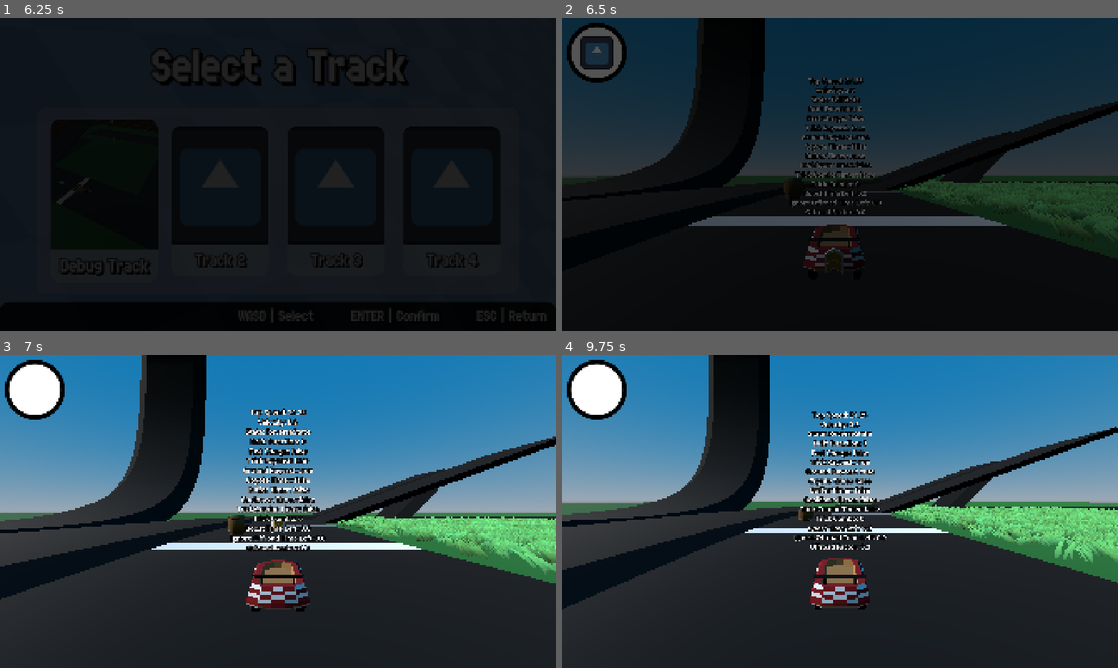
Above: before the commit, frames 1-4 (two rows, left to right).
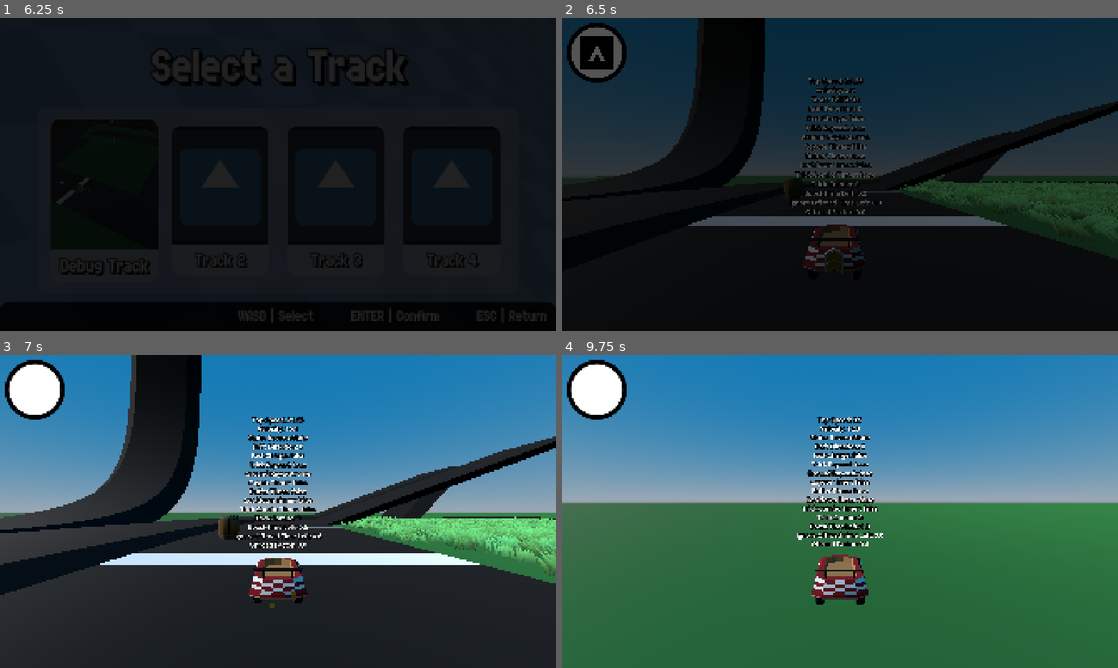
Above: after the commit, the same moments.

Repository: CISC-486-Game-Development-Project/cisc-486-game-development-project
Game: Godot game, scene res://Scenes/Menus/TitleScreen/title_screen.tscn
Two runs of this game, one before a commit and one after it. Both use one fixed random seed, a clock stepped at 60 frames per second and the inputs below. The engine's default icon, where the game draws it, is replaced by a stand-in: a white triangle on a blue panel in a dark square. Sound files missing from this copy of the repository are replaced by a short silence.
Inputs (mouse positions are in pixels of both pictures, inside the frame that each line leads up to):
- Up to frame 1 (6.25 s): tap Enter (ui_accept) at 0.5, 0.77, 4.52 s; move the mouse to (400, 158) at 0.52 s; hold D (Right) 0.53-1.25 s; tap E (Item) at 0.6, 3.05, 4.55 s; click (400, 158) at 0.67 s; drag from (166, 190) to (250, 237) at 1.27 s; click "Singleplayer" at 2 s; move the mouse to (333, 105) at 2.77 s; hold D (Right) 2.78-3.5 s; tap Left (CameraLeft) at 2.85 s; drag from (250, 237) to (111, 127) at 3.52 s; move the mouse to (444, 221) at 4.27 s; hold A (Left) 4.28-5 s; tap Up (CameraUp) at 4.35 s; drag from (111, 127) to (194, 96) at 5.02 s; click (105, 199) at 5.75 s
- Up to frame 2 (6.5 s): no input
- Up to frame 3 (7 s): move the mouse to (305, 511) at 6.52 s; hold S (Backward) from 6.53 s (still down); tap E (Item) at 6.6 s; click (305, 511) at 6.67 s
- Up to frame 4 (9.75 s): release S (Backward) at 7.25 s; drag from (756, 433) to (728, 527) at 7.27 s; move the mouse to (962, 495) at 8.02 s; hold W (Forward) 8.03-8.75 s; hold Shift 8.03-8.75 s; tap Enter (ui_accept) at 8.27 s; tap E (Item) at 8.3 s; drag from (728, 527) to (812, 574) at 8.77 s; move the mouse to (895, 442) at 9.52 s; hold S (Backward) from 9.53 s (still down); tap Down (CameraDown) at 9.6 s

Frame 1 is identical in both runs. In frame 2, 0.5% of the frame differs, in the area x 3-10%, y 5-17%; in frame 3, 14%; in frame 4, 59%, in the area x 0-100%, y 0-100%.

Commit message:
Fixed Item Use Code
Okay the fix was actually really simple so I just did this myself because it lets me actually implement item behaviour properly, this will be the last time I edit the item code for real.

ItemHandler now calls use() on the item, which either spawns in the throwable (implemented) / equippable (not implemented) or uses the consumable (implemented) to gain it's effect. The current two items working are boosts and the shell-like item.

Diff:
--- a/Components/ItemHandler/item_handler.gd
+++ b/Components/ItemHandler/item_handler.gd
@@ -6,7 +6,6 @@
 
 # Export Vars
 @export var kart: Kart3D ## The kart this item handler is associated with.
-@export var spawn_distance: float = 5.0
 @export var debug_item: Item ## DEBUG: REMOVE LATER
 
 # Internal Vars
@@ -40,16 +39,8 @@
 	if not held_item:
 		return
 
-	# Add item entity to world
-	var new_item := held_item.entity.instantiate()
-	get_tree().current_scene.add_child(new_item)
-
-	# Place in front of kart and set facing direction
-	if held_item.type == Item.ItemType.THROWABLE:
-		new_item.rotation.y = kart.rotation.y
-		new_item.global_position = kart.global_position + -kart.global_basis.z * spawn_distance + kart.global_basis.y
-
-	# Remove held item
+	# Use held item then remove
+	held_item.use(kart)
 	held_item = null
 
 ## Called when the [member held_item] changes to update the [member trailed_item].
--- a/Entities/Items/shell.tscn
+++ b/Entities/Items/shell.tscn
@@ -1,7 +1,7 @@
 [gd_scene format=3 uid="uid://c5wm052o3f1dg"]
 
 [ext_resource type="Script" uid="uid://dmptb23tryr46" path="res://Entities/Items/shell.gd" id="1_cqlpn"]
-[ext_resource type="PackedScene" uid="uid://dny4f0rj2rv2i" path="res://Scenes/ItemModels/boost.tscn" id="2_rvysw"]
+[ext_resource type="PackedScene" uid="uid://dny4f0rj2rv2i" path="res://Scenes/ItemModels/boost_model.tscn" id="2_rvysw"]
 [ext_resource type="Script" uid="uid://daex734a4hoq0" path="res://Components/AlignmentHandler/alignment_handler.gd" id="3_rvysw"]
 [ext_resource type="Script" uid="uid://t1pg06mo513h" path="res://Components/StateMachine/state_machine.gd" id="4_q84gw"]
 [ext_resource type="Script" uid="uid://b3yj5o2tso00m" path="res://Components/StateMachine/States/idle_state.gd" id="5_0upje"]
@@ -15,9 +15,9 @@
 [node name="Shell" type="CharacterBody3D" unique_id=186559493 node_paths=PackedStringArray("model")]
 floor_max_angle = 1.2217305
 script = ExtResource("1_cqlpn")
-model = NodePath("Boost")
+model = NodePath("BoostModel")
 
-[node name="Boost" parent="." unique_id=1086577294 instance=ExtResource("2_rvysw")]
+[node name="BoostModel" parent="." unique_id=1086577294 instance=ExtResource("2_rvysw")]
 
 [node name="CollisionShape3D" type="CollisionShape3D" parent="." unique_id=1809339745]
 shape = SubResource("CylinderShape3D_f4hxo")
@@ -29,7 +29,7 @@
 [node name="AlignmentHandler" type="Node" parent="." unique_id=670871965 node_paths=PackedStringArray("body", "model", "ground_ray_cast_3d")]
 script = ExtResource("3_rvysw")
 body = NodePath("..")
-model = NodePath("../Boost")
+model = NodePath("../BoostModel")
 ground_ray_cast_3d = NodePath("../GroundRayCast3D")
 metadata/_custom_type_script = "uid://daex734a4hoq0"
 
--- a/Entities/Kart3D/kart_3d.tscn
+++ b/Entities/Kart3D/kart_3d.tscn
@@ -4,7 +4,6 @@
 [ext_resource type="PackedScene" uid="uid://d06ii74wx6vgl" path="res://Scenes/KartModels/basic_kart.tscn" id="2_7apc5"]
 [ext_resource type="Resource" uid="uid://d2lgutyflh3o3" path="res://Resources/KartStats/default_kart.tres" id="2_q7q2k"]
 [ext_resource type="AudioStream" uid="uid://dwxcjulimx2bp" path="res://Assets/Audio/SFX/Trick/TrickSFX - Track 1.wav" id="3_7apc5"]
-[ext_resource type="Resource" uid="uid://c3un73a4jn8jp" path="res://Resources/Items/shell.tres" id="3_0767e"]
 [ext_resource type="Script" uid="uid://t1pg06mo513h" path="res://Components/StateMachine/state_machine.gd" id="4_mehc1"]
 [ext_resource type="AudioStream" uid="uid://bsf1fcpxg2myp" path="res://Assets/Audio/SFX/Trick/TrickSFX - Track 2.wav" id="4_q7q2k"]
 [ext_resource type="AudioStream" uid="uid://p3qsv3x7sco2" path="res://Assets/Audio/SFX/Trick/TrickSFX - Track 3.wav" id="5_3khwq"]
@@ -18,6 +17,7 @@
 [ext_resource type="Script" uid="uid://t3ju34iymdl0" path="res://Components/StateMachine/States/fall_state.gd" id="9_dqsqe"]
 [ext_resource type="Script" uid="uid://b81fhm3o6wy5v" path="res://Components/ItemHandler/item_handler.gd" id="10_3khwq"]
 [ext_resource type="Script" uid="uid://bbrw2uverowic" path="res://Components/StateMachine/States/hop_state.gd" id="10_4muo4"]
+[ext_resource type="Resource" uid="uid://cpe1ww3c6snam" path="res://Resources/Items/boost.tres" id="11_mehc1"]
 [ext_resource type="Script" uid="uid://b2lqg5xhq7se0" path="res://Components/StateMachine/States/drift_state.gd" id="11_y2xwn"]
 [ext_resource type="Script" uid="uid://bmua4qbuf0vev" path="res://Components/StateMachine/States/trick_state.gd" id="12_kwn18"]
 [ext_resource type="Script" uid="uid://daex734a4hoq0" path="res://Components/AlignmentHandler/alignment_handler.gd" id="13_mehc1"]
@@ -334,7 +334,7 @@
 [node name="ItemHandler" type="Node" parent="." unique_id=1682402239 node_paths=PackedStringArray("kart")]
 script = ExtResource("10_3khwq")
 kart = NodePath("..")
-debug_item = ExtResource("3_0767e")
+debug_item = ExtResource("11_mehc1")
 metadata/_custom_type_script = "uid://b81fhm3o6wy5v"
 
 [node name="GrassDisplacer" type="Node" parent="." unique_id=848599554]
--- a/Resources/Items/boost.tres
+++ b/Resources/Items/boost.tres
@@ -1,12 +1,15 @@
-[gd_resource type="Resource" script_class="Item" format=3 uid="uid://cpe1ww3c6snam"]
+[gd_resource type="Resource" script_class="ConsumableItem" format=3 uid="uid://cpe1ww3c6snam"]
 
-[ext_resource type="PackedScene" uid="uid://dny4f0rj2rv2i" path="res://Scenes/ItemModels/boost.tscn" id="1_2y2j6"]
-[ext_resource type="Script" uid="uid://chs4os1f4g6eo" path="res://Resources/Items/item.gd" id="1_ahpc6"]
+[ext_resource type="PackedScene" uid="uid://dny4f0rj2rv2i" path="res://Scenes/ItemModels/boost_model.tscn" id="1_2y2j6"]
+[ext_resource type="Script" uid="uid://ditmxq4hx0qma" path="res://Resources/Items/consumable_item.gd" id="1_ahpc6"]
 [ext_resource type="Texture2D" uid="uid://cvghihc6ydnvl" path="res://Assets/2D/Sprites/BoostPanel/arrow.png" id="3_nu8ml"]
 
 [resource]
 script = ExtResource("1_ahpc6")
+is_boost = true
+boost_time = 1.0
+ignore_offroad = true
 name = "Boost"
 texture = ExtResource("3_nu8ml")
 model = ExtResource("1_2y2j6")
-metadata/_custom_type_script = "uid://chs4os1f4g6eo"
+metadata/_custom_type_script = "uid://ditmxq4hx0qma"
--- /dev/null
+++ b/Resources/Items/consumable_item.gd
@@ -0,0 +1,10 @@
+class_name ConsumableItem
+extends Item
+
+@export var is_boost: bool
+@export var boost_time: float
+@export var ignore_offroad: bool
+
+func use(kart: Kart3D) -> void:
+	if is_boost:
+		kart.set_boost(Boost.new(boost_time, ignore_offroad))
--- /dev/null
+++ b/Resources/Items/equippable_item.gd
@@ -0,0 +1,5 @@
+class_name EquippableItem
+extends Item
+
+func use(_kart: Kart3D) -> void:
+	pass
--- a/Resources/Items/item.gd
+++ b/Resources/Items/item.gd
@@ -2,12 +2,16 @@
 class_name Item
 extends Resource
 
-enum ItemType { CONSUMABLE, EQUIPPABLE, THROWABLE }
-
 # Export Vars
 @export var name: String ## The name of the item.
-@export var type: ItemType ## The type of the item.
 @export var texture: Texture ## The texture for the item. To be displayed in UI elements.
 @export var model: PackedScene ## The model for the item. Should contain a mesh and hitbox if required.
 @export var entity: PackedScene ## The entity for the item. Should define the behaviour for when this item exists in the world if required.
-@export var weights: Array[float] ## The weights for obtaining the item, with current race placement as the index.
+@export var max_uses: int = 1 ## The number of times this item can be used.
+
+# Internal Vars
+var remaining_uses: int ## The remaining number of times this item can be used
+
+## Uses this item.
+func use(_kart: Kart3D) -> void:
+	return
--- a/Resources/Items/shell.tres
+++ b/Resources/Items/shell.tres
@@ -1,15 +1,15 @@
-[gd_resource type="Resource" script_class="Item" format=3 uid="uid://c3un73a4jn8jp"]
+[gd_resource type="Resource" script_class="ThrowableItem" format=3 uid="uid://c3un73a4jn8jp"]
 
-[ext_resource type="Script" uid="uid://chs4os1f4g6eo" path="res://Resources/Items/item.gd" id="1_6u84x"]
 [ext_resource type="PackedScene" uid="uid://c5wm052o3f1dg" path="res://Entities/Items/shell.tscn" id="1_qwkww"]
-[ext_resource type="PackedScene" uid="uid://dny4f0rj2rv2i" path="res://Scenes/ItemModels/boost.tscn" id="2_nor1d"]
-[ext_resource type="Texture2D" uid="uid://be457kbv51483" path="res://Assets/2D/Sprites/icon.svg" id="4_8efwr"]
+[ext_resource type="PackedScene" uid="uid://dny4f0rj2rv2i" path="res://Scenes/ItemModels/boost_model.tscn" id="2_qwkww"]
+[ext_resource type="Script" uid="uid://3850ohww3gvc" path="res://Resources/Items/throwable_item.gd" id="3_senxa"]
+[ext_resource type="Texture2D" uid="uid://cxywdde32xids" path="res://Assets/2D/Sprites/Menus/checkered.png" id="4_qwkww"]
 
 [resource]
-script = ExtResource("1_6u84x")
+script = ExtResource("3_senxa")
 name = "Shell"
-type = 2
-texture = ExtResource("4_8efwr")
-model = ExtResource("2_nor1d")
+texture = ExtResource("4_qwkww")
+model = ExtResource("2_qwkww")
 entity = ExtResource("1_qwkww")
-metadata/_custom_type_script = "uid://chs4os1f4g6eo"
+max_uses = 3
+metadata/_custom_type_script = "uid://3850ohww3gvc"
--- /dev/null
+++ b/Resources/Items/throwable_item.gd
@@ -0,0 +1,12 @@
+class_name ThrowableItem
+extends Item
+
+const SPAWN_DISTANCE: float = 5.0 ## The horizontal distance from the kart that throwable item entities spawn.
+
+func use(kart: Kart3D) -> void:
+	# Add item entity to world
+	var new_item := entity.instantiate()
+	kart.get_tree().current_scene.add_child(new_item)
+
+	new_item.rotation.y = kart.rotation.y
+	new_item.global_position = kart.global_position + -kart.global_basis.z * SPAWN_DISTANCE + kart.global_basis.y
--- a/Scenes/ItemModels/boost.tscn
+++ b/Scenes/ItemModels/boost_model.tscn
@@ -79,8 +79,8 @@
 height = 1.5
 radius = 0.575
 
-[node name="Boost" type="Node3D" unique_id=1086577294 node_paths=PackedStringArray("hitbox", "collision_shape_3d")]
-script = ExtResource("1_2pw0y")
+[node name="BoostModel" type="Node3D" unique_id=1086577294 node_paths=PackedStringArray("hitbox", "collision_shape_3d")]
+script = ExtResource("1_cqmh7")
 hitbox = NodePath("Hitbox")
 collision_shape_3d = NodePath("Hitbox/CollisionShape3D")
 metadata/_custom_type_script = "uid://iv2xakukupsd"
Not shown, added: Resources/Items/consumable_item.gd.uid
Not shown, added: Resources/Items/equippable_item.gd.uid
Not shown, added: Resources/Items/throwable_item.gd.uid
Not shown: 2 places in Scenes/ItemModels/boost_model.tscn that only renumber resources
